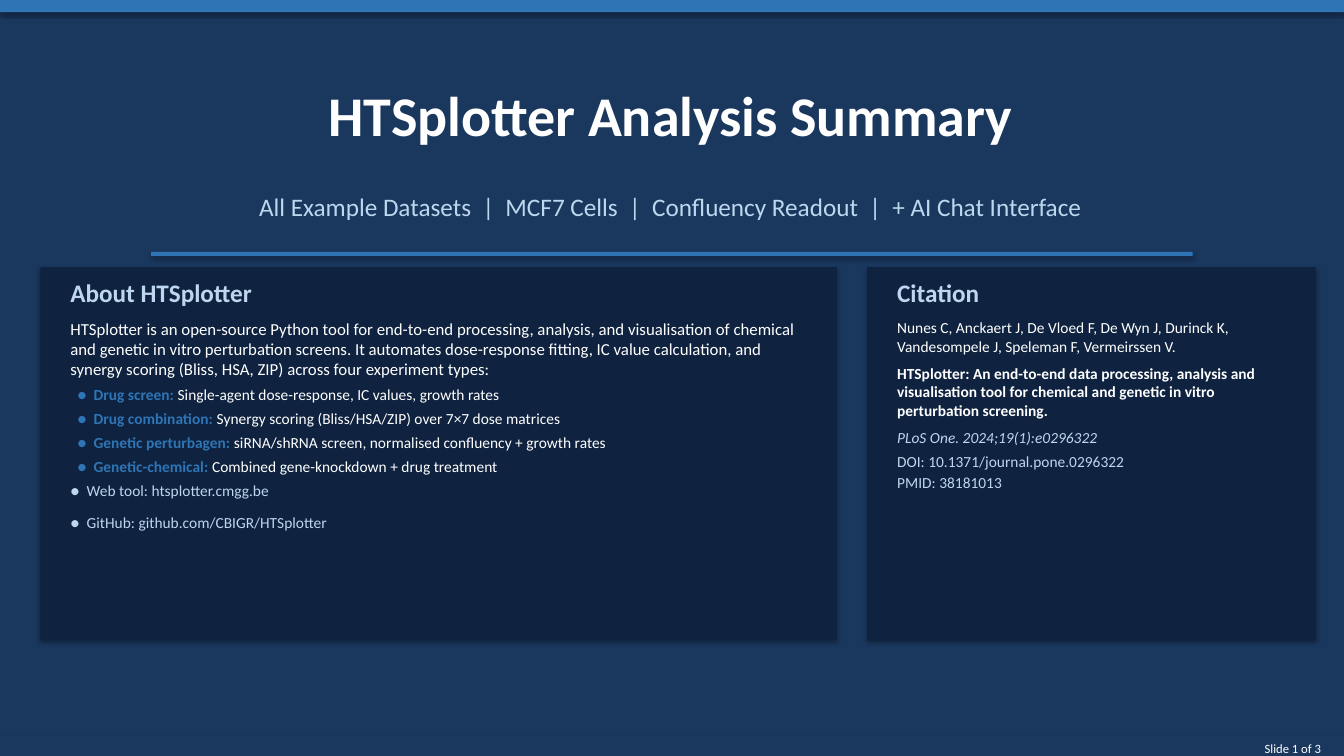
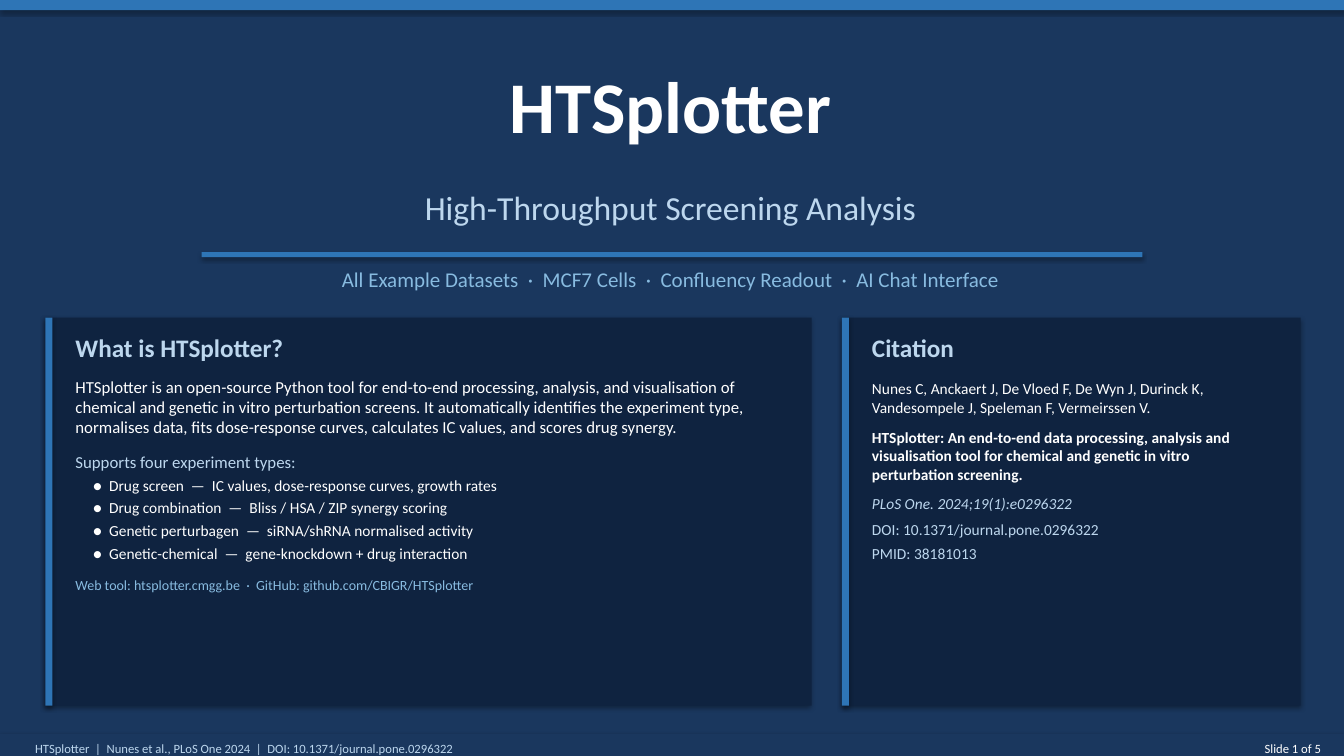
Before and after one commit to aaronwils246/HTSplotter-chat, a slide deck: slide 1 of HTSplotter_Summary.pptx. Drawn at 1344x756 pixels with LibreOffice and Linux fonts; fonts in the diff are those of the drawing. Boxes give left, top, right and bottom in pixels: in the first picture for what was removed or moved away, otherwise in the second. Text is boxed around its words. In the diff, an @@ line names an element or a change of style, - is before the commit and + after.

```diff
--- a/HTSplotter_Summary.pptx
+++ b/HTSplotter_Summary.pptx
@@ text at (510,82,831,145): text changed; size 40 to 52 pt @@
-HTSplotter Analysis Summary
+HTSplotter
@@ text added at (425,196,916,226), 24 pt, text #BDD7EE @@
+High-Throughput Screening Analysis
@@ rectangle: place and size @@
-rectangle at (151,252,1193,256)
+rectangle at (202,252,1142,257)
@@ text at (342,272,998,291): text changed; size 18 to 15 pt; text colour #BDD7EE to #88BBE0 @@
-All Example Datasets | MCF7 Cells | Confluency Readout | + AI Chat Interface
+All Example Datasets · MCF7 Cells · Confluency Readout · AI Chat Interface
@@ rectangle: place and size @@
-rectangle at (40,267,837,640)
+rectangle at (45,318,812,706)
@@ rectangle added at (45,318,52,706), fill #2E75B6 @@
@@ rectangle: place and size @@
-rectangle at (867,267,1316,640)
+rectangle at (842,318,1301,706)
@@ rectangle added at (842,318,849,706), fill #2E75B6 @@
@@ text "Citation": place and size @@
-text "Citation" at (897,284,1255,488)
+text "Citation" at (872,339,1230,559)
@@ text at (75,339,744,593): text changed; size 11 to 12 pt @@
-About HTSplotter
-HTSplotter is an open-source Python tool for end-to-end processing, analysis, and visualisation of chemical and genetic in vitro perturbation screens. It automates dose-response fitting, IC value calculation, and synergy scoring (Bliss, HSA, ZIP) across four experiment types:
-● Drug screen: Single-agent dose-response, IC values, growth rates
-● Drug combination: Synergy scoring (Bliss/HSA/ZIP) over 7×7 dose matrices
-● Genetic perturbagen: siRNA/shRNA screen, normalised confluency + growth rates
-● Genetic-chemical: Combined gene-knockdown + drug treatment
-● Web tool: htsplotter.cmgg.be
-● GitHub: github.com/CBIGR/HTSplotter
+What is HTSplotter?
+HTSplotter is an open-source Python tool for end-to-end processing, analysis, and visualisation of chemical and genetic in vitro perturbation screens. It automatically identifies the experiment type, normalises data, fits dose-response curves, calculates IC values, and scores drug synergy.
+Supports four experiment types:
+● Drug screen — IC values, dose-response curves, growth rates
+● Drug combination — Bliss / HSA / ZIP synergy scoring
+● Genetic perturbagen — siRNA/shRNA normalised activity
+● Genetic-chemical — gene-knockdown + drug interaction
+Web tool: htsplotter.cmgg.be · GitHub: github.com/CBIGR/HTSplotter
@@ text at (872,383,1230,559): more space between paragraphs @@
@@ text added at (35,744,453,755), 9 pt, text #BDD7EE @@
+HTSplotter | Nunes et al., PLoS One 2024 | DOI: 10.1371/journal.pone.0296322
@@ text at (1265,744,1321,753): text changed @@
-Slide 1 of 3
+Slide 1 of 5
```
Also in this commit, not shown: 2 other slides changed, 2 slides added, 1 other file.
